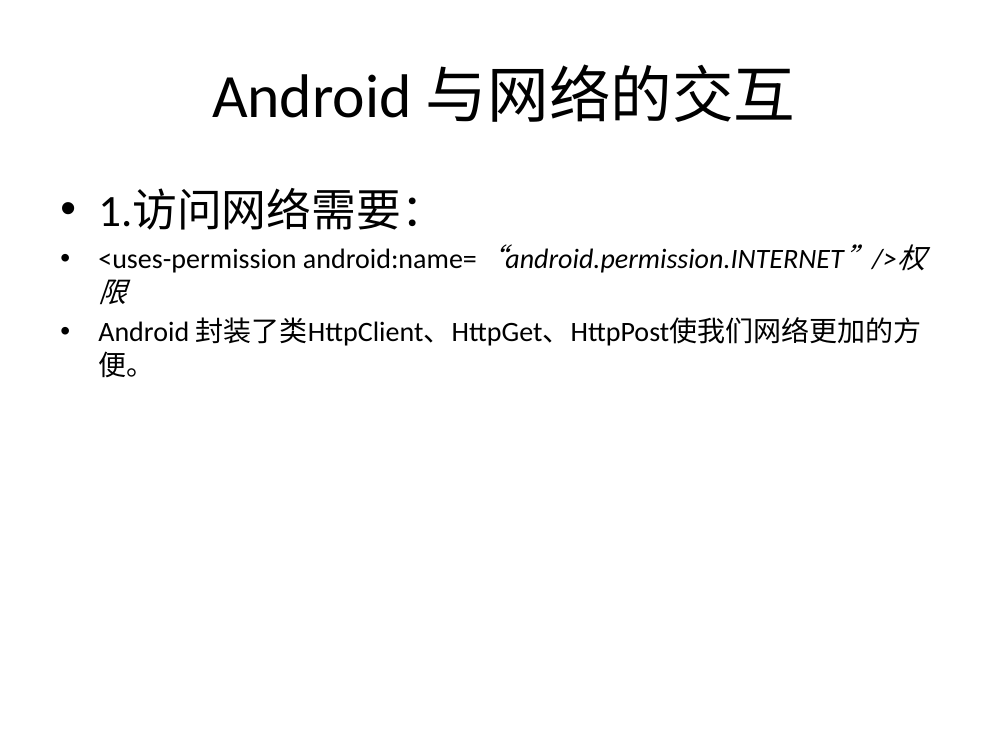
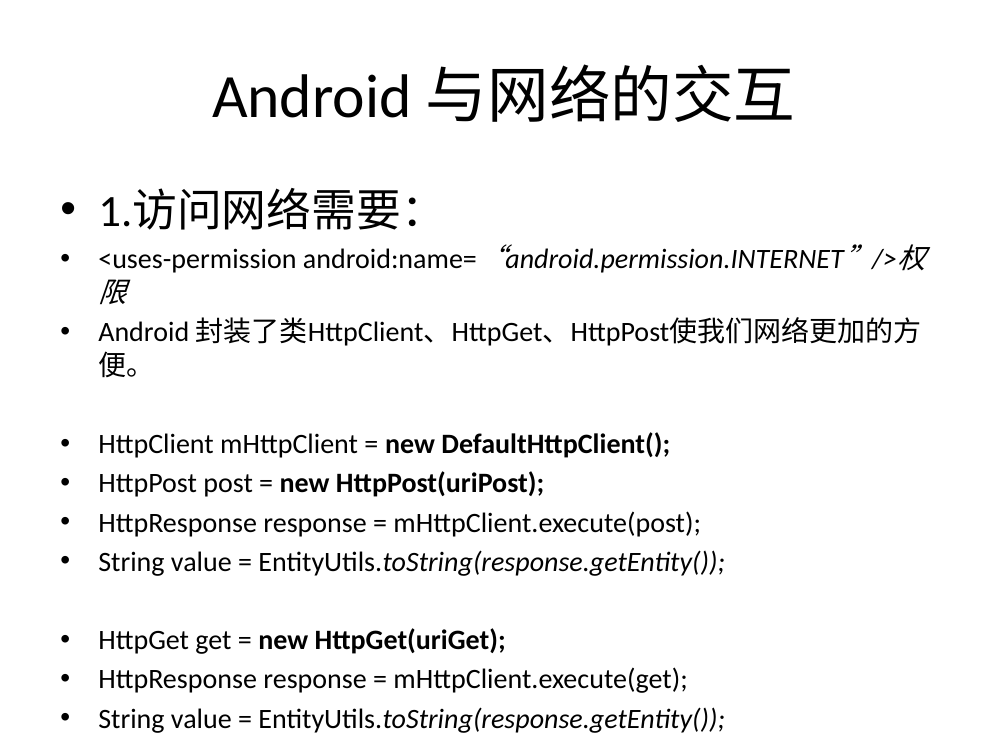
Before and after one commit to alanforgithub/share_content, a slide deck: slide 15 of 文件资料/Android培训-2.pptx. Drawn at 1008x756 pixels with LibreOffice and Linux fonts; fonts in the diff are those of the drawing. Boxes give left, top, right and bottom in pixels: in the first picture for what was removed or moved away, otherwise in the second. Text is boxed around its words. In the diff, an @@ line names an element or a change of style, - is before the commit and + after.

Commit message:
modify file

```diff
--- a/文件资料/Android培训-2.pptx
+++ b/文件资料/Android培训-2.pptx
@@ text at [98, 432, 725, 733]: paragraphs added @@
+• HttpClient mHttpClient = new DefaultHttpClient();
+• HttpPost post = new HttpPost(uriPost);
+• HttpResponse response = mHttpClient.execute(post);
+• String value = EntityUtils.toString(response.getEntity());
+• HttpGet get = new HttpGet(uriGet);
+• HttpResponse response = mHttpClient.execute(get);
+• String value = EntityUtils.toString(response.getEntity());
```
